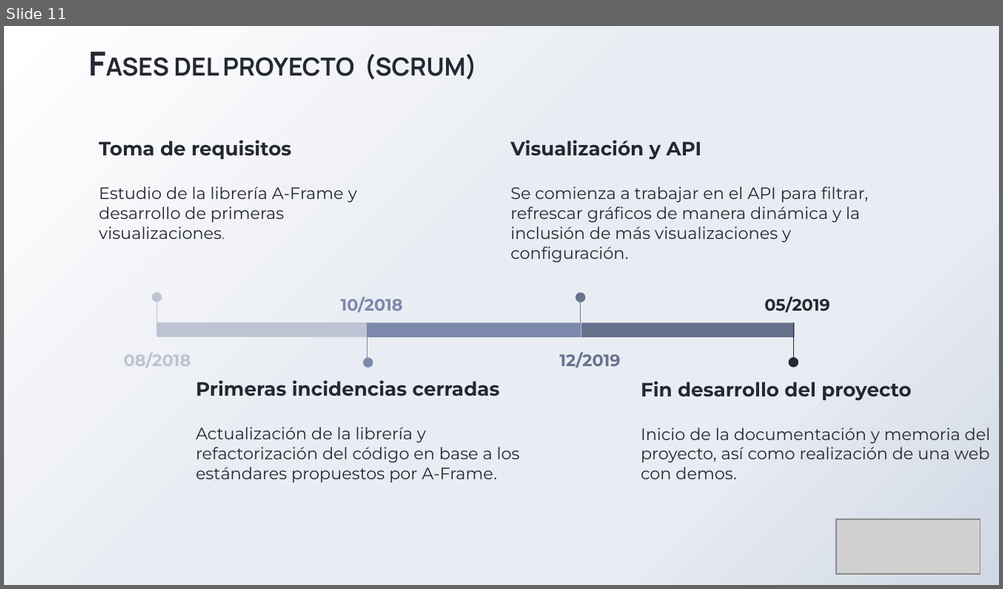
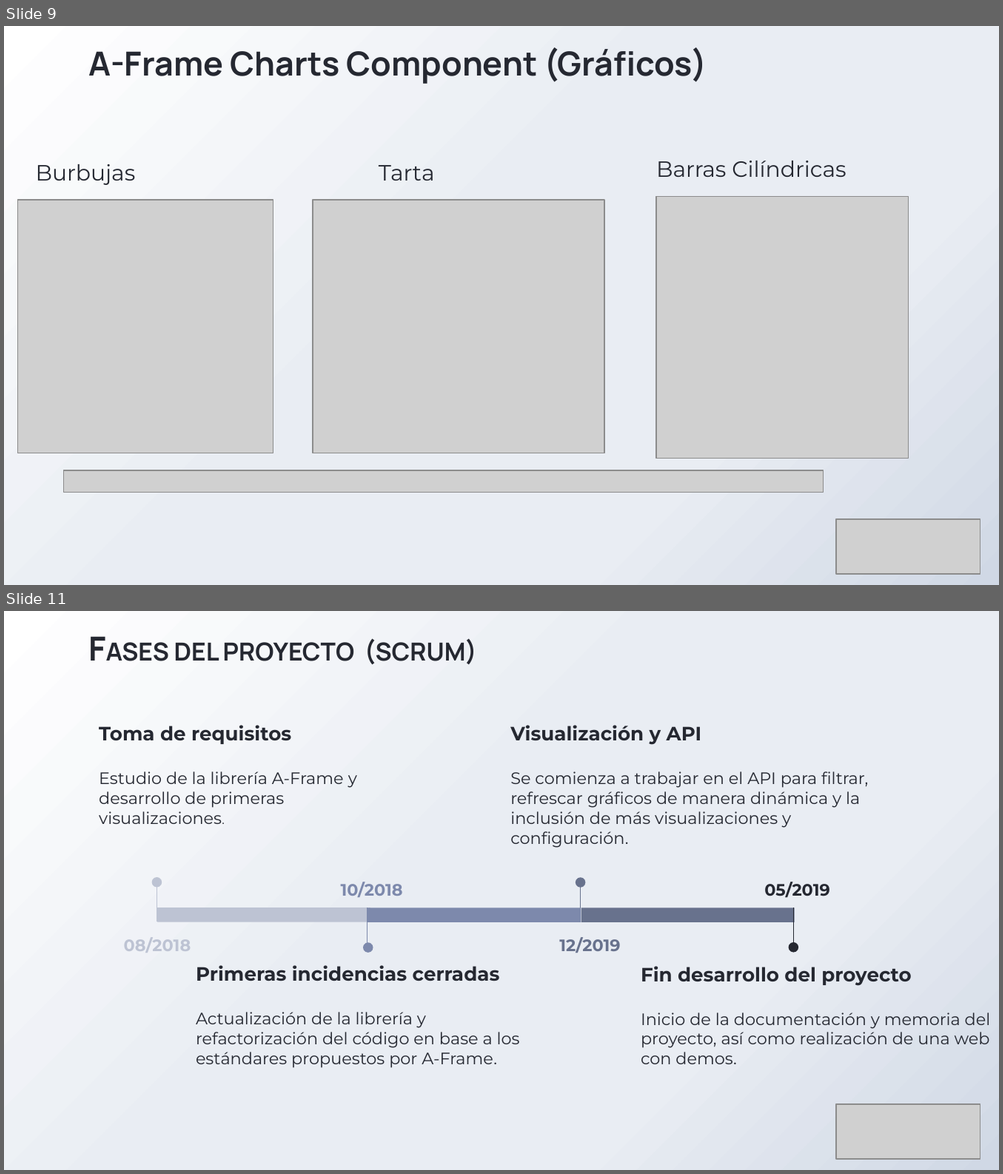
Before and after one commit to adrixp/MemoriaTFG-AdrianPizarroSerrano, a slide deck: PresentaciónTFG_Adrián_Pizarro_Serrano.pptx. Shown one above the other, each under a label of ours: slide 11 before the commit, slides 9 and 11 after it; the slides between them are not shown. The pictures are 1003x589 and 1003x1174 pixels, drawn with LibreOffice and Linux fonts; fonts in the diff are those of the drawing; grey boxes stand for pictures; background and template pictures are left out. Boxes give left, top, right and bottom in pixels: in the first picture for what was removed or moved away, otherwise in the second. Text is boxed around its words. In the diff, an @@ line names an element or a change of style, - is before the commit and + after.

```diff
--- a/PresentaciónTFG_Adrián_Pizarro_Serrano.pptx
+++ b/PresentaciónTFG_Adrián_Pizarro_Serrano.pptx
@@ slide 9 added at <box>4,26,999,585</box>, background gradient #FFFFFF to #E9EDF3 to #D0D8E5 @@
@@ text added at <box>88,47,708,84</box>, 24 pt, text #252831, bold @@
+A-Frame Charts Component (Gráficos)
@@ text added at <box>36,164,136,185</box>, 16 pt, text #252831 @@
+Burbujas
@@ text added at <box>378,165,435,181</box>, 16 pt, text #252831 @@
+Tarta
@@ text added at <box>656,161,845,177</box>, 16 pt, text #252831 @@
+Barras Cilíndricas
@@ picture added at <box>18,200,273,454</box> @@
@@ picture added at <box>313,200,603,454</box> @@
@@ picture added at <box>657,196,908,459</box> @@
@@ picture added at <box>64,471,823,492</box> @@
@@ picture added at <box>836,520,979,574</box> @@
```
Also in this commit, not shown: 2 slides changed, 1 slide removed, 1 other file.
